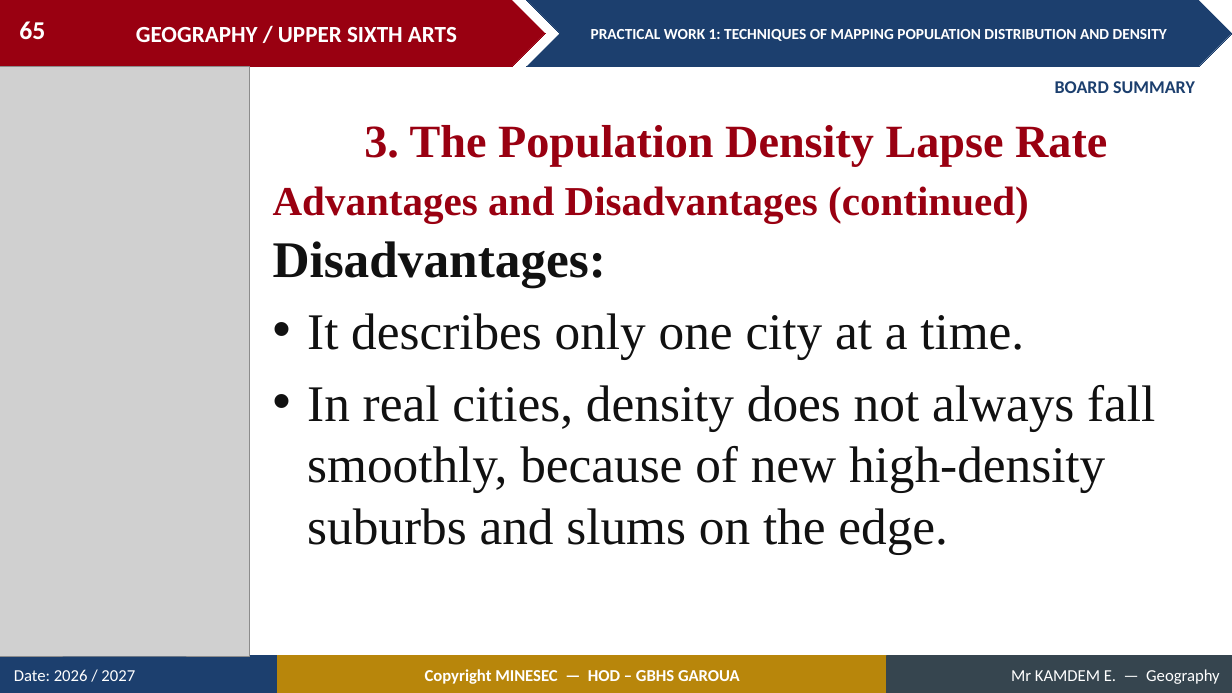
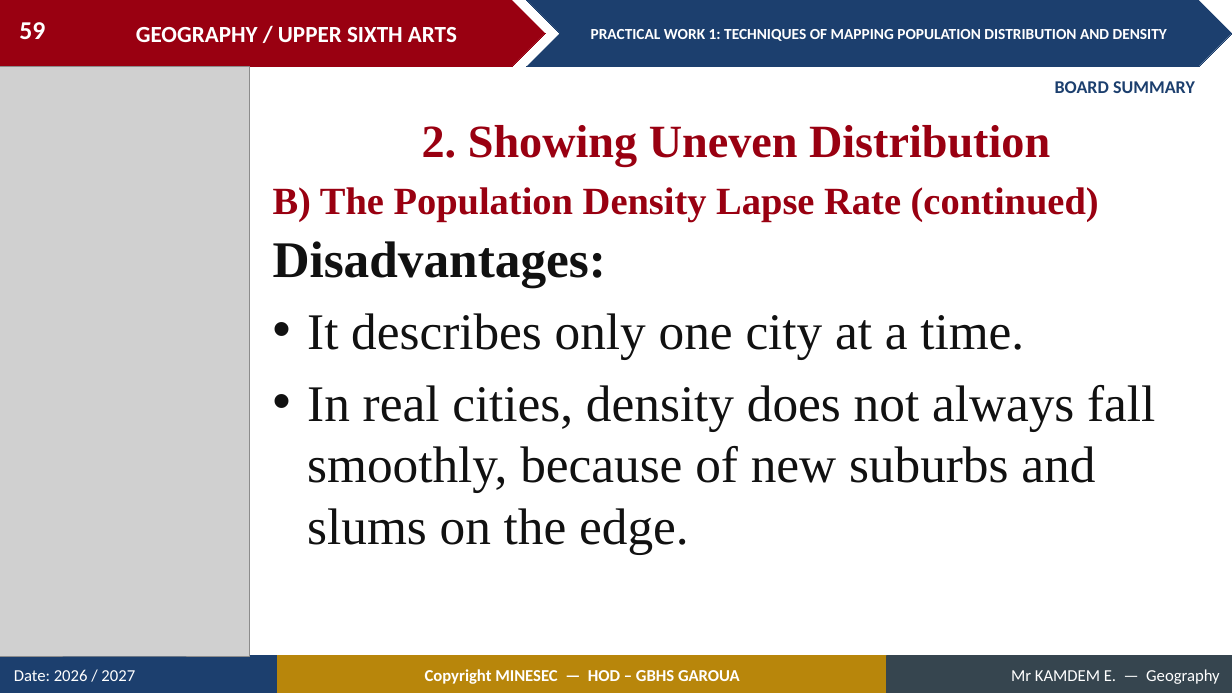
Before and after one commit to Berthautk/linea-github, a slide deck: slide 59 of lecons/USA/Population Geography/03_USA_POP_PW01_Techniques_of_Mapping_Population_Distribution_and_Density.pptx (slide 65 before the commit). Drawn at 1232x693 pixels with LibreOffice and Linux fonts; fonts in the diff are those of the drawing; grey boxes stand for pictures. Boxes give left, top, right and bottom in pixels: in the first picture for what was removed or moved away, otherwise in the second. Text is boxed around its words. In the diff, an @@ line names an element or a change of style, - is before the commit and + after.

```diff
--- a/lecons/USA/Population Geography/03_USA_POP_PW01_Techniques_of_Mapping_Population_Distribution_and_Density.pptx
+++ b/lecons/USA/Population Geography/03_USA_POP_PW01_Techniques_of_Mapping_Population_Distribution_and_Density.pptx
@@ page number at [19,22,45,39]: text changed @@
-65
+59
@@ text at [422,125,1050,166]: text changed @@
-3. The Population Density Lapse Rate
+2. Showing Uneven Distribution
@@ text at [273,187,1099,222]: text changed; size 32 to 30 pt @@
-Advantages and Disadvantages (continued)
+B) The Population Density Lapse Rate (continued)
@@ text at [307,385,1155,555]: text changed @@
-• In real cities, density does not always fall smoothly, because of new high-density suburbs and slums on the edge.
+• In real cities, density does not always fall smoothly, because of new suburbs and slums on the edge.
```
Also in this commit, not shown: 29 other slides changed, 2 slides added, 8 slides removed, 3 other files.
